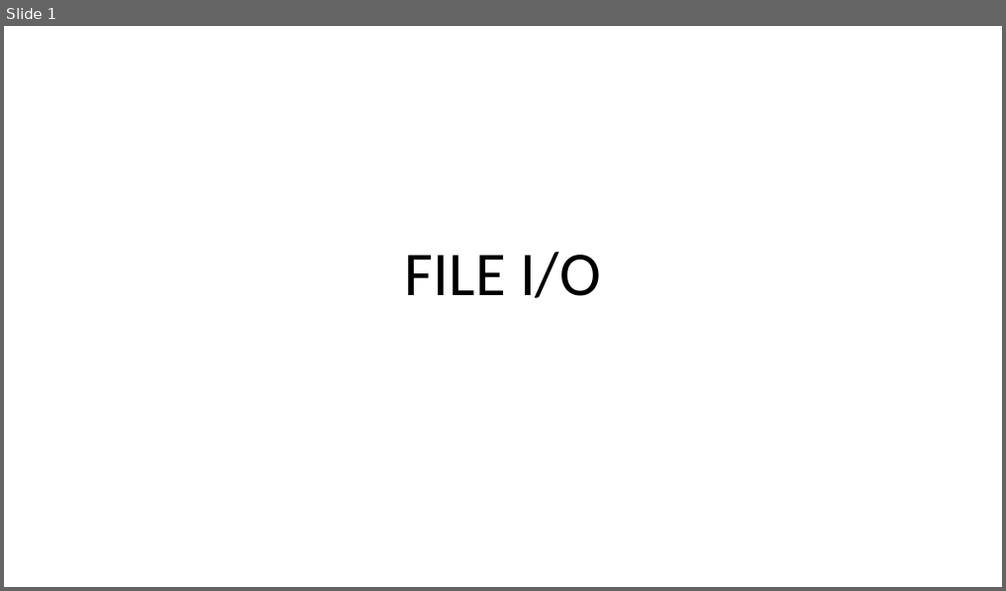
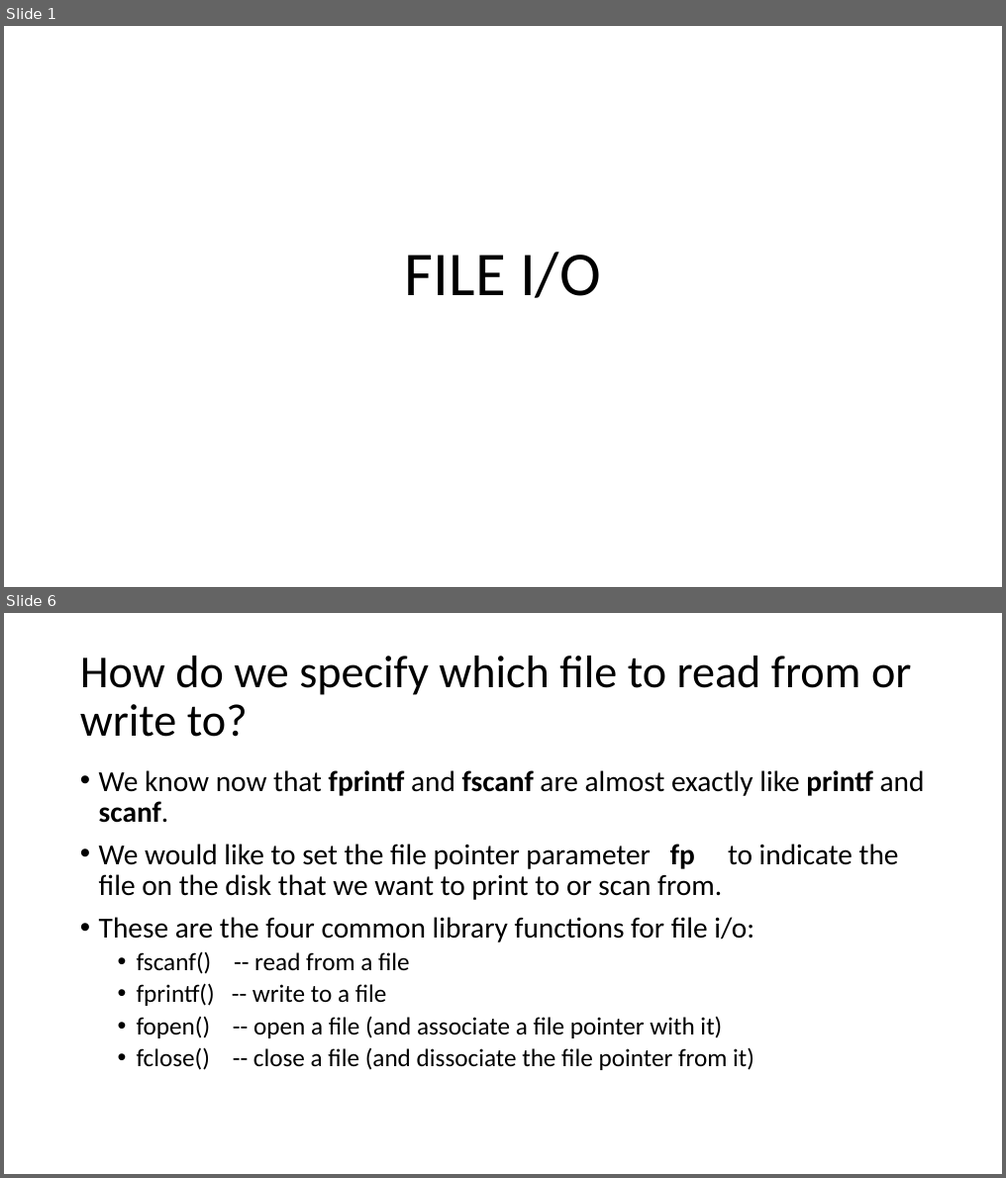
Before and after one commit to rbadrinath/FCP, a slide deck: slides/15-FileIO.pptx. Shown one above the other, each under a label of ours: slide 1 before the commit, slides 1 and 6 after it; the slides between them are not shown. The pictures are 1006x591 and 1006x1178 pixels, drawn with LibreOffice and Linux fonts; fonts in the diff are those of the drawing. Boxes give left, top, right and bottom in pixels: in the first picture for what was removed or moved away, otherwise in the second. Text is boxed around its words. In the diff, an @@ line names an element or a change of style, - is before the commit and + after.

```diff
--- a/slides/15-FileIO.pptx
+++ b/slides/15-FileIO.pptx
@@ slide 6 added at (4,613,1002,1174), background #FFFFFF @@
@@ title added at (80,656,911,737), 44 pt, text #000000 @@
+How do we specify which file to read from or write to?
@@ text added at (99,770,925,1070), 28 pt, text #000000 @@
+• We know now that fprintf and fscanf are almost exactly like printf and scanf.
+• We would like to set the file pointer parameter fp to indicate the file on the disk that we want to print to or scan from.
+• These are the four common library functions for file i/o:
+  • fscanf() -- read from a file
+  • fprintf() -- write to a file
+  • fopen() -- open a file (and associate a file pointer with it)
+  • fclose() -- close a file (and dissociate the file pointer from it)
```
Also in this commit, not shown: 5 slides changed, 2 other slides added, 3 other files.
